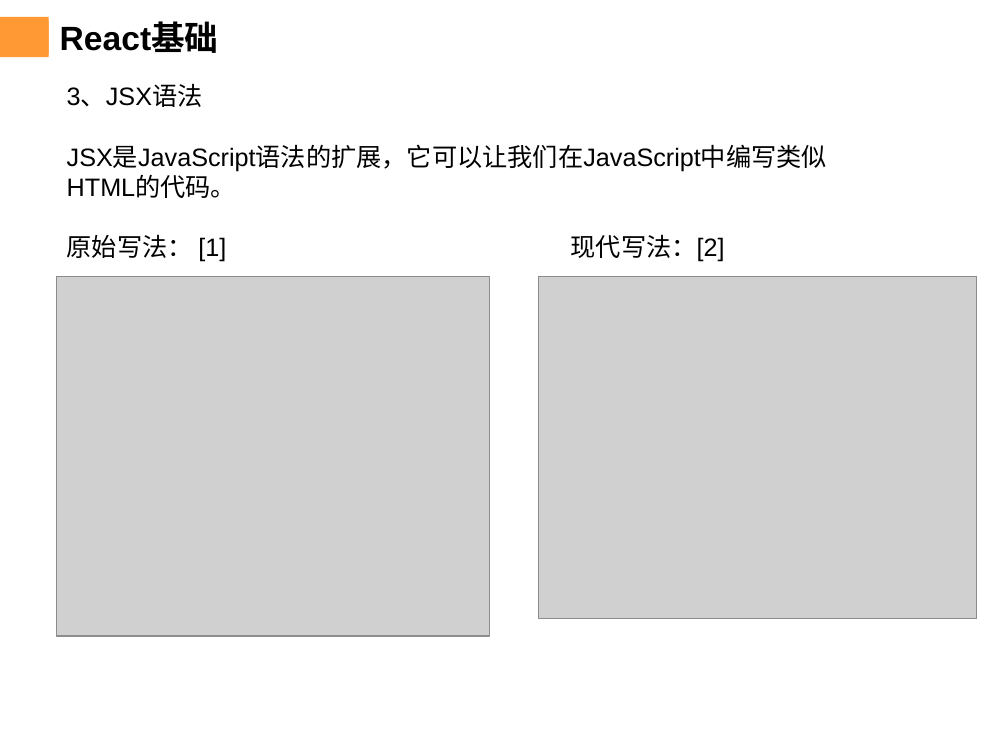
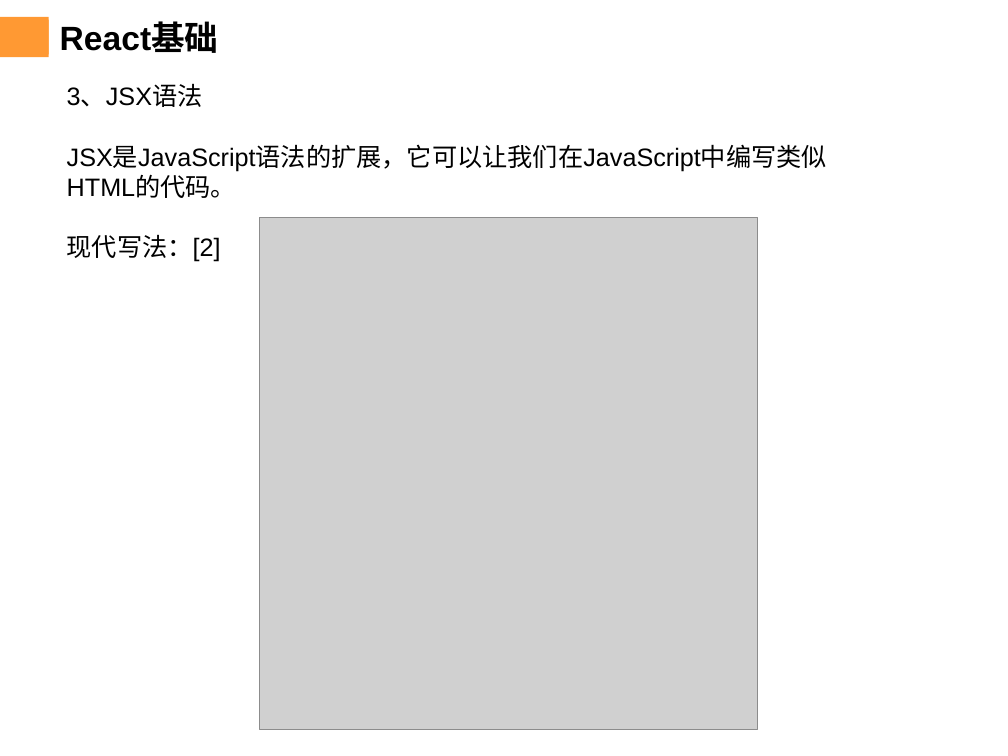
Before and after one commit to chenqiuli/JY_Peixun_1, a slide deck: slide 8 of PPT内容.pptx (slide 9 before the commit). Drawn at 1008x756 pixels with LibreOffice and Linux fonts; fonts in the diff are those of the drawing; grey boxes stand for pictures; background and template pictures are left out. Boxes give left, top, right and bottom in pixels: in the first picture for what was removed or moved away, otherwise in the second. Text is boxed around its words. In the diff, an @@ line names an element or a change of style, - is before the commit and + after.

```diff
--- a/PPT内容.pptx
+++ b/PPT内容.pptx
@@ text at (67, 234, 221, 262): text changed @@
-原始写法： [1] 现代写法：[2]
+现代写法：[2]
@@ picture added at (260, 218, 758, 730) @@
@@ picture removed at (56, 276, 489, 636) @@
@@ picture removed at (538, 276, 977, 619) @@
```
Also in this commit, not shown: 7 other slides changed, 2 slides added, 1 slide removed, 5 other files.
